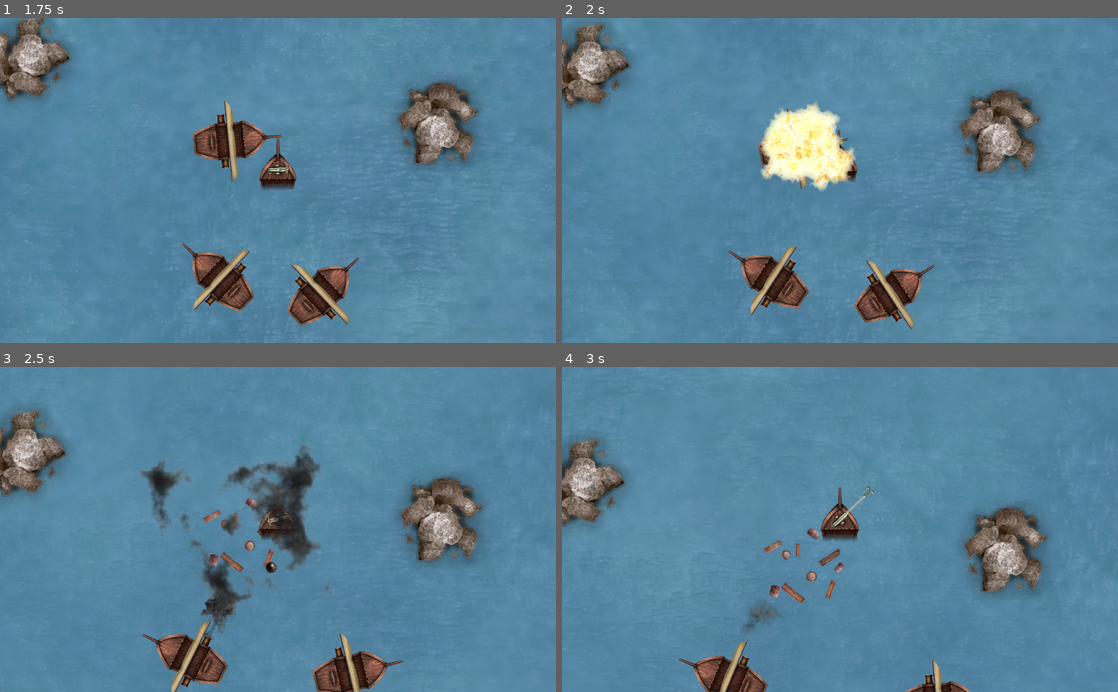
Above: before the commit, frames 1-4 (two rows, left to right).
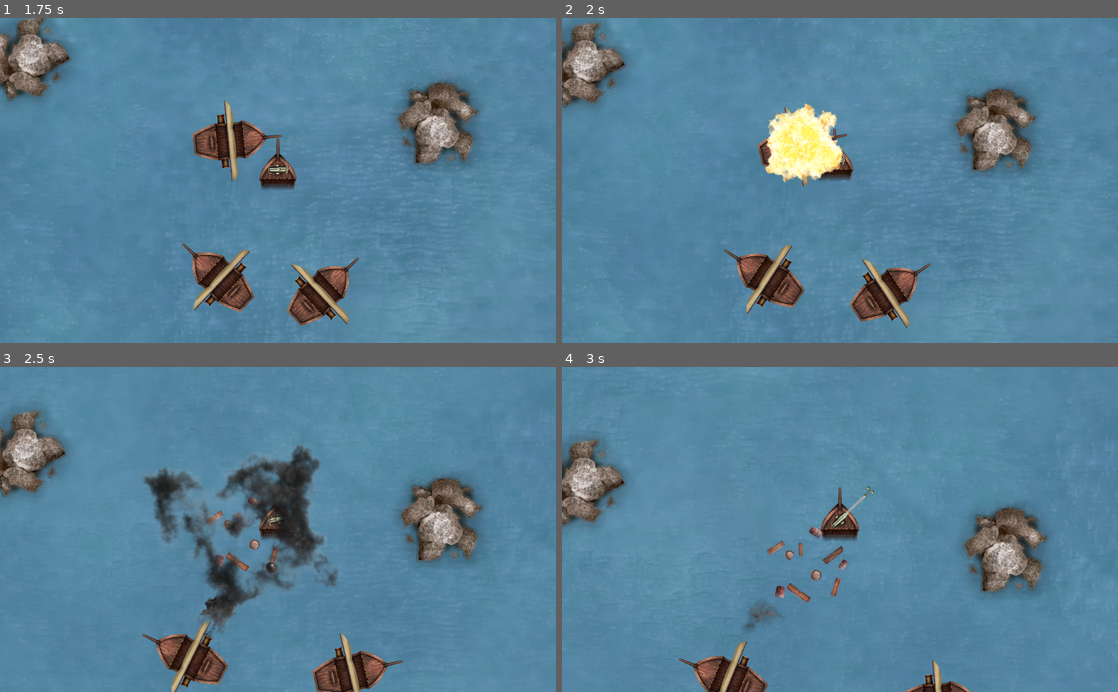
Above: after the commit, the same moments.

Repository: HedgeLizards/grappling
Game: Godot game, scene res://scenes/Menu.tscn
Two runs of this game, one before a commit and one after it. Both use one fixed random seed, a clock stepped at 60 frames per second and the inputs below. Sound files missing from this copy of the repository are replaced by a short silence.
Inputs (mouse positions are in pixels of both pictures, inside the frame that each line leads up to):
- Up to frame 1 (1.75 s): click "Yarrr!" at 0.5 s; move the mouse to (400, 164) at 1.27 s; hold D (right) from 1.28 s (still down); tap X (slow) at 1.35 s; click (400, 164) at 1.42 s
- Up to frame 2 (2 s): keep holding D (right)
- Up to frame 3 (2.5 s): move the mouse to (166, 545) at 2.02 s; release D (right) at 2.03 s; hold Down (down) from 2.03 s (still down); tap X (slow) at 2.1 s; click (166, 545) at 2.17 s
- Up to frame 4 (3 s): move the mouse to (895, 458) at 2.77 s; release Down (down) at 2.78 s; hold D (right) from 2.78 s (still down); tap X (slow) at 2.85 s; click (895, 458) at 2.92 s

Frame 1 is identical in both runs. In frame 2, 8.4% of the frame differs, in the area x 0-87%, y 1-96%; in frame 3, 4.9%; in frame 4, 0.8%.

Commit message:
Improve player collisions

Diff:
--- a/scenes/Player.tscn
+++ b/scenes/Player.tscn
@@ -7,16 +7,16 @@
 [ext_resource path="res://assets/player/harpoon.png" type="Texture" id=5]
 [ext_resource path="res://assets/SFX_HookShot.wav" type="AudioStream" id=8]
 
-[sub_resource type="RectangleShape2D" id=5]
-extents = Vector2( 60, 60 )
+[sub_resource type="CircleShape2D" id=5]
+radius = 64.0
 
 [sub_resource type="Curve" id=3]
 min_value = 1.0
 max_value = 2.0
 _data = [ Vector2( 0.011745, 1 ), 0.0, 1.12186, 0, 0, Vector2( 0.964765, 1.98466 ), 1.28653, 0.0, 0, 0 ]
 
-[sub_resource type="RectangleShape2D" id=4]
-extents = Vector2( 60, 60 )
+[sub_resource type="CircleShape2D" id=6]
+radius = 64.0
 
 [node name="Player" type="KinematicBody2D"]
 collision_layer = 8
@@ -71,7 +71,7 @@
 [node name="CollisionShape2D" type="CollisionShape2D" parent="Ram"]
 visible = false
 position = Vector2( 0, 16 )
-shape = SubResource( 4 )
+shape = SubResource( 6 )
 
 [node name="HookShot" type="AudioStreamPlayer" parent="."]
 stream = ExtResource( 8 )
--- a/scripts/Camera2D.gd
+++ b/scripts/Camera2D.gd
@@ -1,7 +1,7 @@
 extends Camera2D
 
 const SHAKE_DURATION = 0.5
-const SHAKE_INTENSITY = 50
+const SHAKE_INTENSITY = 60
 const MIN_ZOOM = 1.4
 const MAX_ZOOM = 4.4
 const ZOOM_SPEED = 5
--- a/scripts/Player.gd
+++ b/scripts/Player.gd
@@ -59,12 +59,14 @@
 func _physics_process(delta):
 	cheat(delta)
 	var previous_angle = angle
+	var previous_speed
 
 	if target != null:
 		speed = min(speed + ACCELERATION * delta, MAX_SPEED)
 		angle += speed * clockwise / distance * delta
 
 		velocity = (target + Vector2(cos(angle), sin(angle)) * distance - position) / delta
+		previous_speed = velocity.length()
 	else:
 		velocity = velocity.limit_length(max(velocity.length() - DAMPING * delta, 0))
 
@@ -73,6 +75,7 @@
 	$Camera2D.target_zoom = velocity.length() / MAX_SPEED
 
 	if target != null:
+		speed *= previous_speed / velocity.length()
 		angle = position.angle_to_point(target)
 
 		rotation += angle - previous_angle
